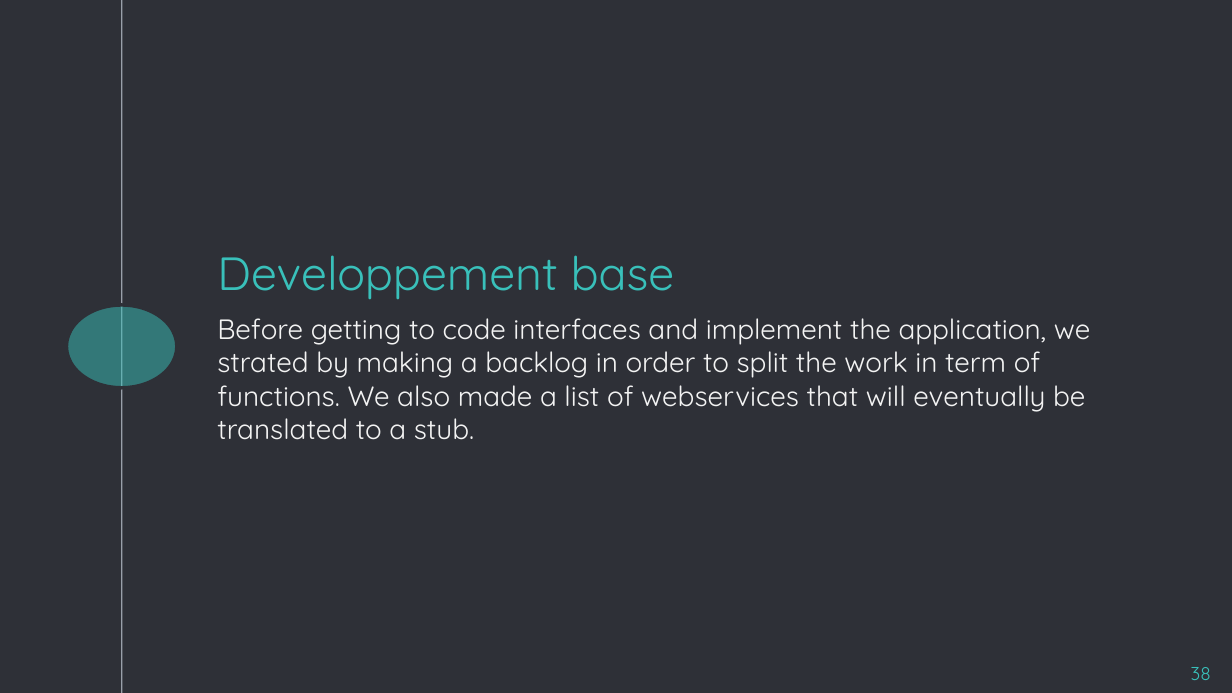
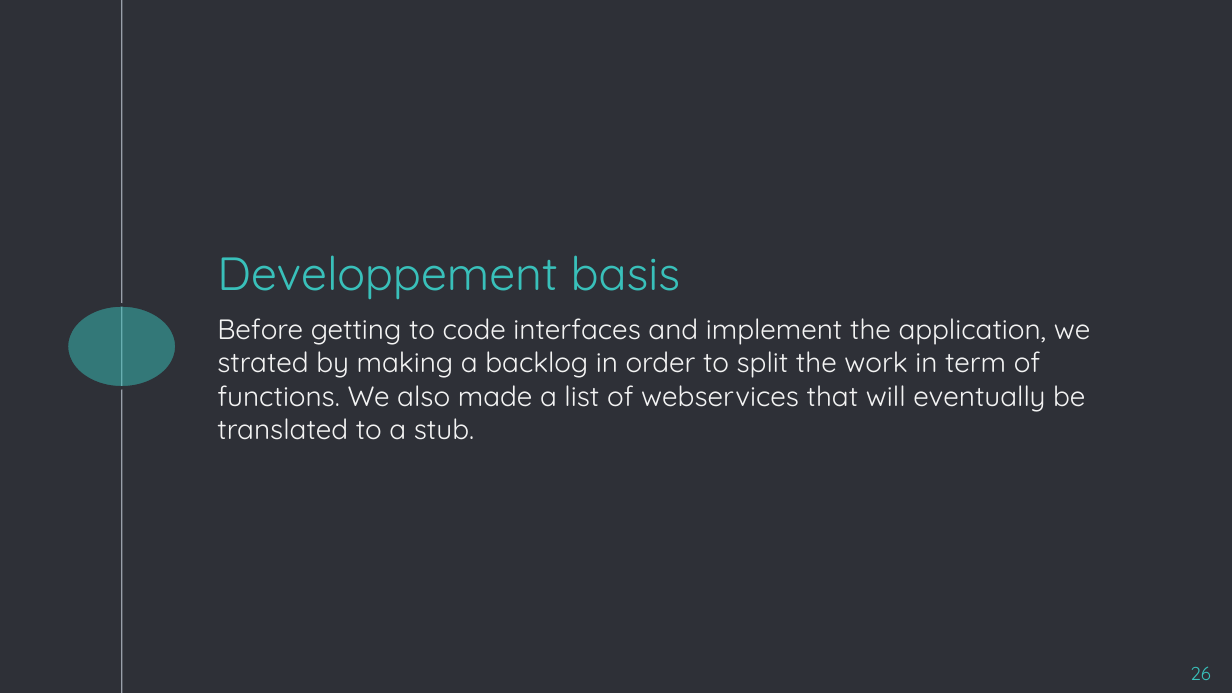
Before and after one commit to andressito/ProjetGLA2019, a slide deck: slide 26 of Projet/Rapport/TD5_GL_G1.odp (slide 38 before the commit). Drawn at 1232x693 pixels with LibreOffice and Linux fonts; fonts in the diff are those of the drawing. Boxes give left, top, right and bottom in pixels: in the first picture for what was removed or moved away, otherwise in the second. Text is boxed around its words. In the diff, an @@ line names an element or a change of style, - is before the commit and + after.

```diff
--- a/Projet/Rapport/TD5_GL_G1.odp
+++ b/Projet/Rapport/TD5_GL_G1.odp
@@ title at bbox=[217, 255, 681, 299]: text changed @@
-Developpement base
+Developpement basis
@@ page number at bbox=[1190, 666, 1211, 680]: text changed @@
-38
+26
```
Also in this commit, not shown: 6 other slides changed, 1 slide added, 13 slides removed, 1 other file.
